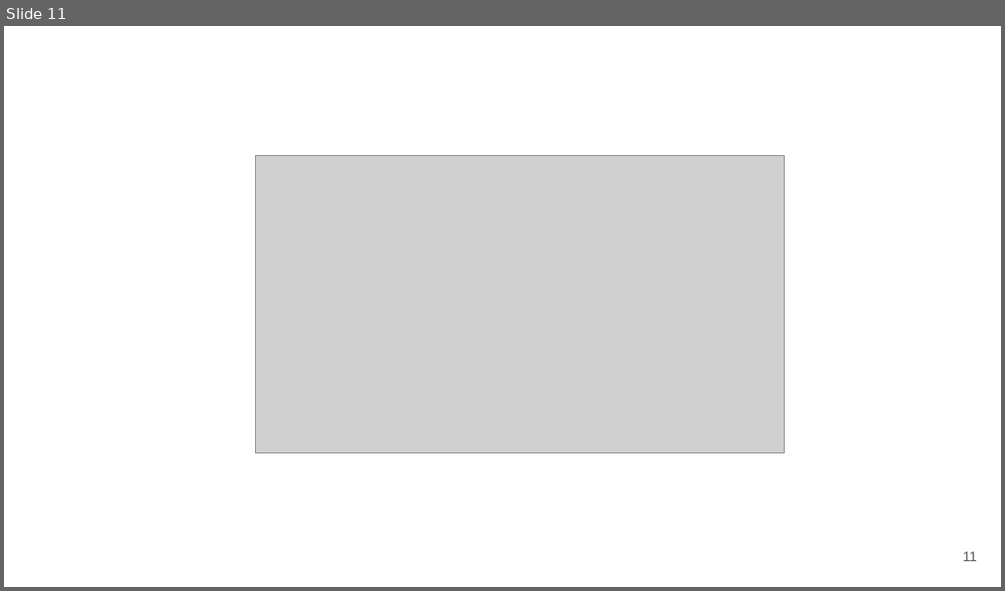
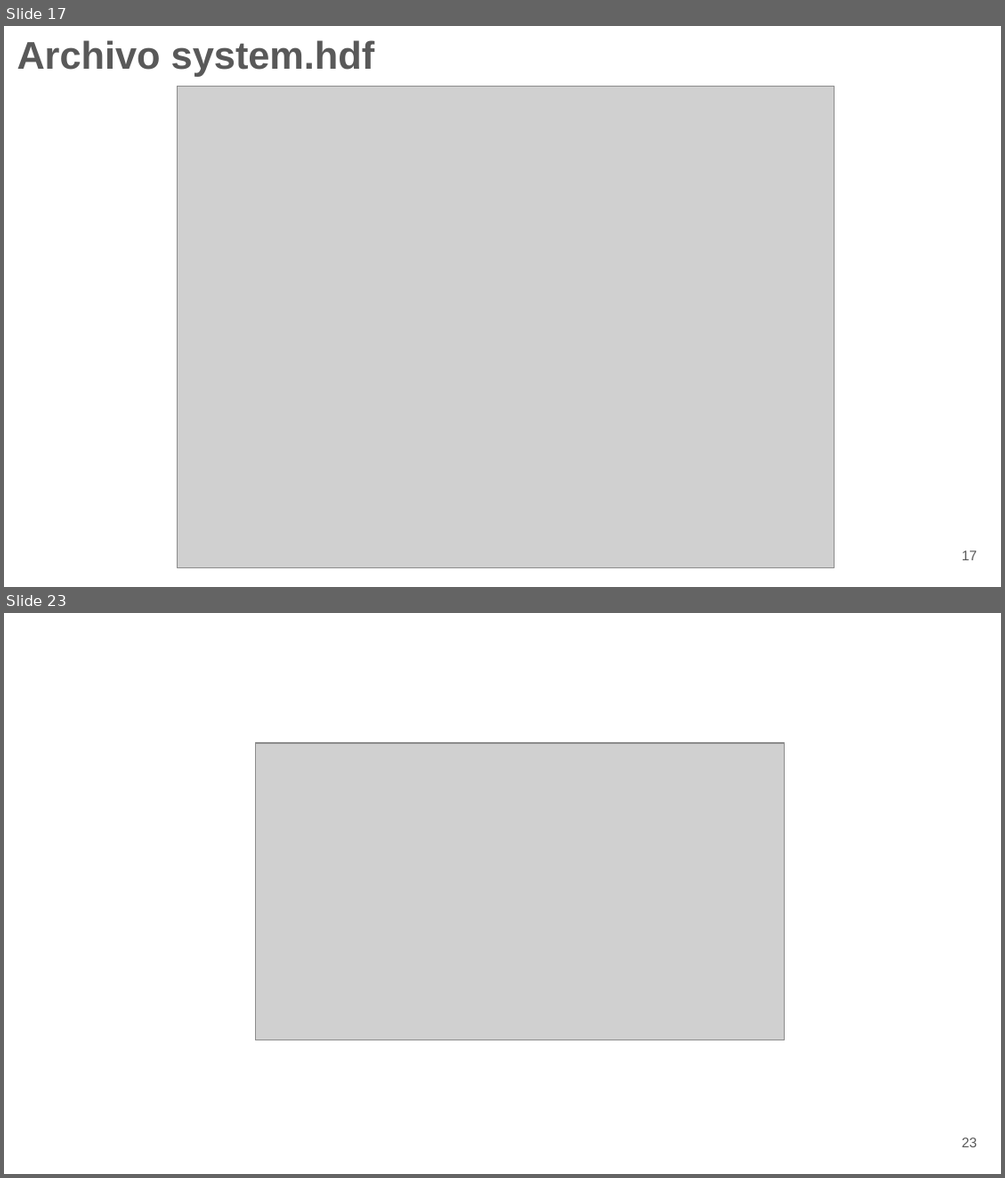
Before and after one commit to raulemilio/RomeroRaul_MyS_TF, a slide deck: entregables/MyS_TPF_ROMERO.pptx. Shown one above the other, each under a label of ours: slide 11 before the commit, slides 17 and 23 after it; the slides between them are not shown. The pictures are 1005x591 and 1005x1178 pixels, drawn with LibreOffice and Linux fonts; fonts in the diff are those of the drawing; grey boxes stand for pictures; background and template pictures are left out. Boxes give left, top, right and bottom in pixels: in the first picture for what was removed or moved away, otherwise in the second. Text is boxed around its words. In the diff, an @@ line names an element or a change of style, - is before the commit and + after.

```diff
--- a/entregables/MyS_TPF_ROMERO.pptx
+++ b/entregables/MyS_TPF_ROMERO.pptx
@@ slide 17 added at [4, 26, 1001, 587], background picture (left out) @@
@@ title added at [17, 40, 375, 76], 27.9 pt, text #595959, bold @@
+Archivo system.hdf
@@ picture added at [178, 86, 834, 567] @@
@@ page number added at [962, 550, 977, 560], 10 pt, text #595959 @@
+17
@@ what was slide 11 is now slide 23 @@
@@ page number at [962, 1137, 977, 1147]: text changed @@
-11
+23
```
Also in this commit, not shown: 7 slides changed, 11 other slides added, 11 other files.
